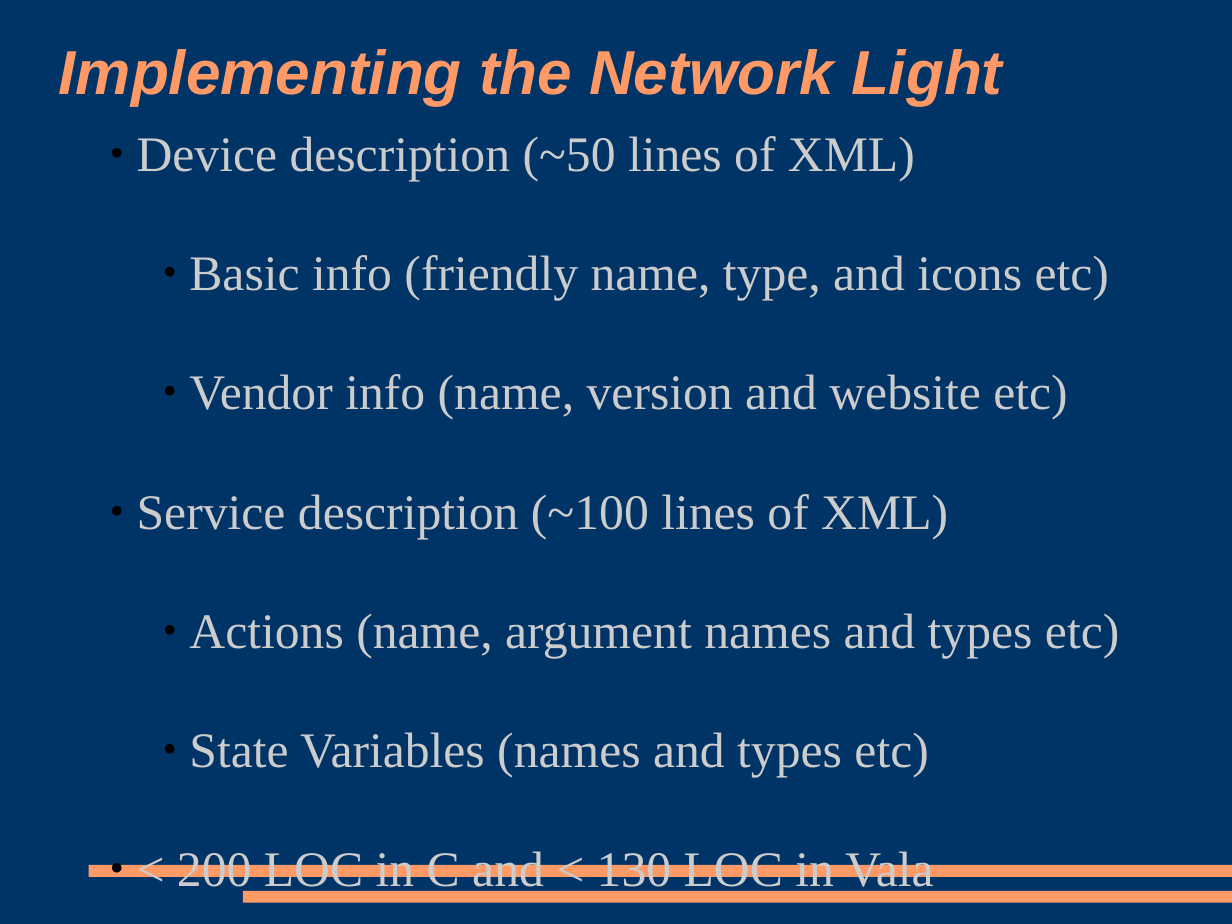
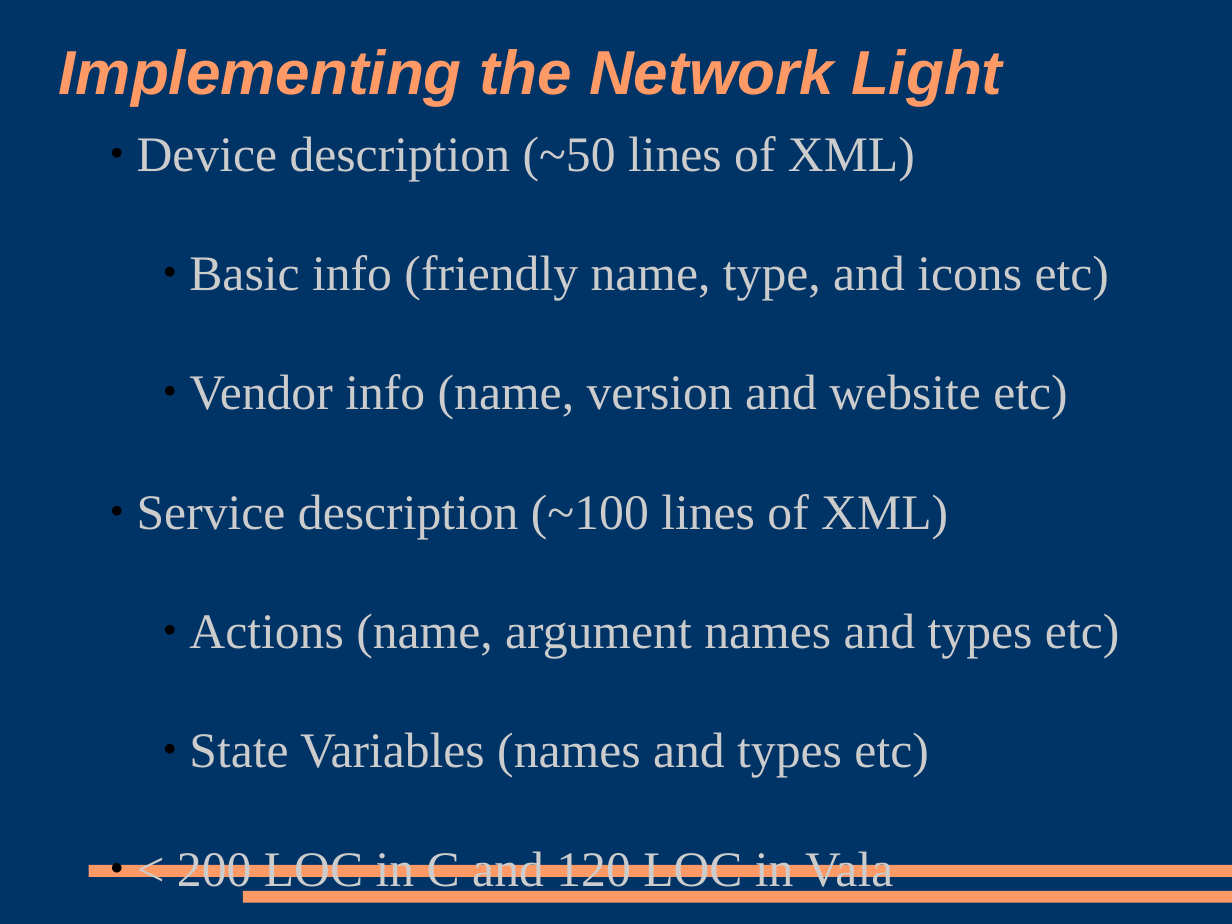
Before and after one commit to zeenix/gupnp-presentation-2008, a slide deck: slide 10 of slides.odp. Drawn at 1232x924 pixels with LibreOffice and Linux fonts; fonts in the diff are those of the drawing. Boxes give left, top, right and bottom in pixels: in the first picture for what was removed or moved away, otherwise in the second. Text is boxed around its words. In the diff, an @@ line names an element or a change of style, - is before the commit and + after.

Commit message:
Vala code is 120 LOC.

```diff
--- a/slides.odp
+++ b/slides.odp
@@ subtitle at box(177, 848, 893, 897): text changed @@
-  ● < 200 LOC in C and < 130 LOC in Vala
+  ● < 200 LOC in C and 120 LOC in Vala
```
Also in this commit, not shown: 1 other file.
